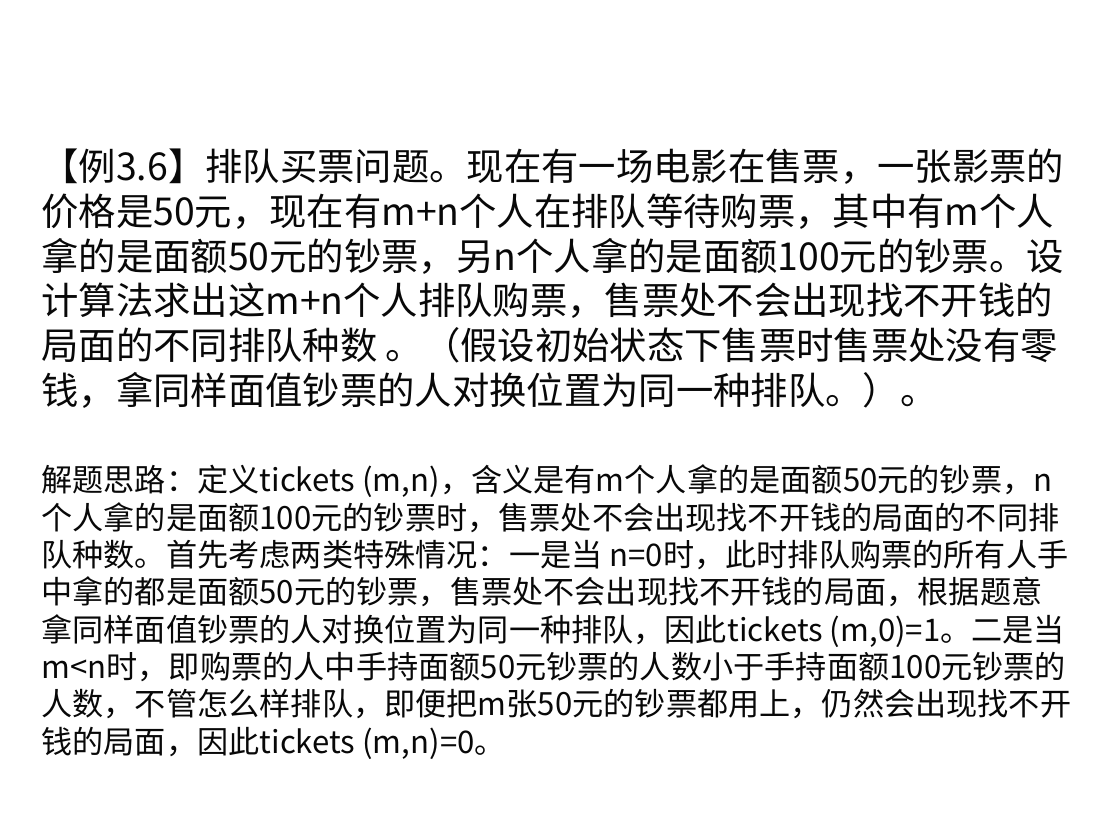
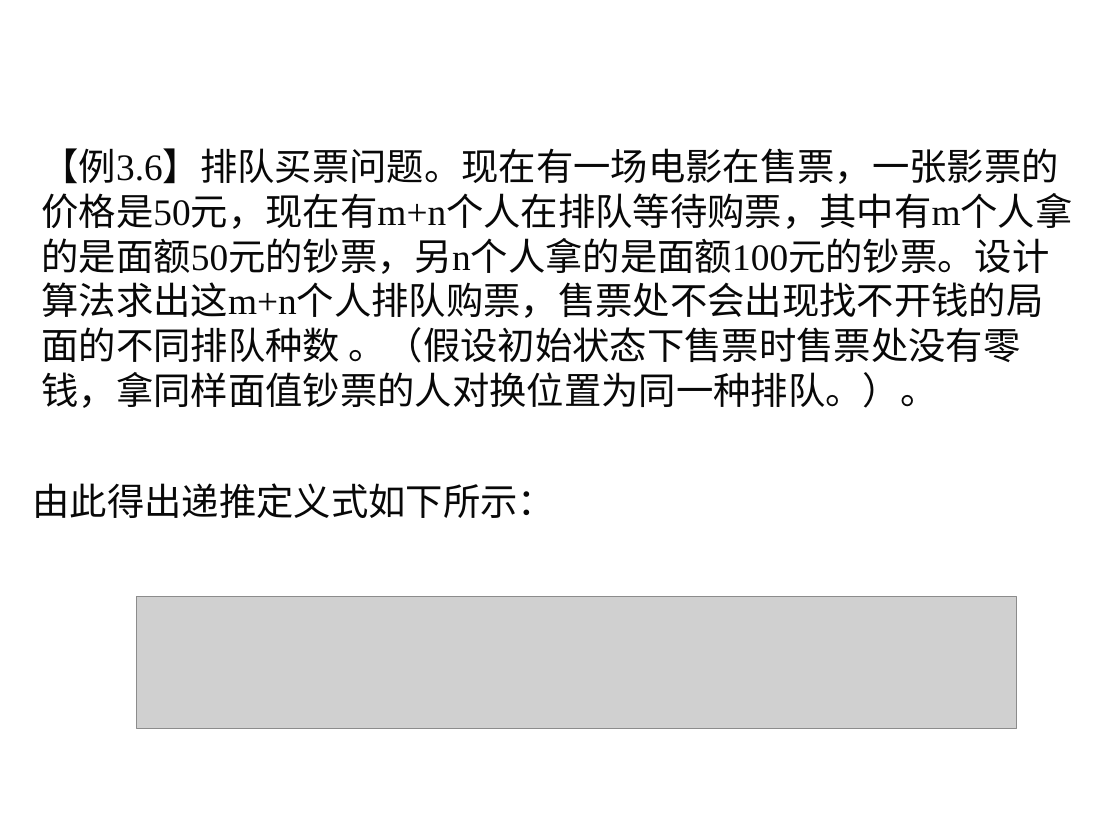
Before and after one commit to liutongling/DP, a slide deck: slide 24 of file/第3章 分治法计.pptx (slide 26 before the commit). Drawn at 1120x840 pixels with LibreOffice and Linux fonts; fonts in the diff are those of the drawing; grey boxes stand for pictures; background and template pictures are left out. Boxes give left, top, right and bottom in pixels: in the first picture for what was removed or moved away, otherwise in the second. Text is boxed around its words. In the diff, an @@ line names an element or a change of style, - is before the commit and + after.

```diff
--- a/file/第3章 分治法计.pptx
+++ b/file/第3章 分治法计.pptx
@@ text "【例3.6】排队买票问题。现在有一场电影在售票，一张影票的价格是50元，现在有m+n个人在排队等待购票，其中有m个人拿的 ..." at (x1=41, y1=148, x2=1072, y2=408): font Noto Sans CJK SC to Times New Roman @@
@@ text removed at (x1=41, y1=464, x2=1071, y2=759) @@
-解题思路：定义tickets (m,n)，含义是有m个人拿的是面额50元的钞票，n个人拿的是面额100元的钞票时，售票处不会出现找不开钱的局面的不同排队种数。首先考虑两类特殊情况：一是当 n=0时，此时排队购票的所有人手中拿的都是面额50元的钞票，售票处不会出现找不开钱的局面，根据题意拿同样面值钞票的人对换位置为同一种排队，因此tickets (m,0)=1。二是当m<n时，即购票的人中手持面额50元钞票的人数小于手持面额100元钞票的人数，不管怎么样排队，即便把m张50元的钞票都用上，仍然会出现找不开钱的局面，因此tickets (m,n)=0。
@@ text added at (x1=33, y1=483, x2=556, y2=518), 24 pt, text #080808 @@
+由此得出递推定义式如下所示：
@@ picture added at (x1=137, y1=596, x2=1017, y2=728) @@
```
Also in this commit, not shown: 14 other slides changed, 15 slides added, 8 slides removed, 2 other files.
